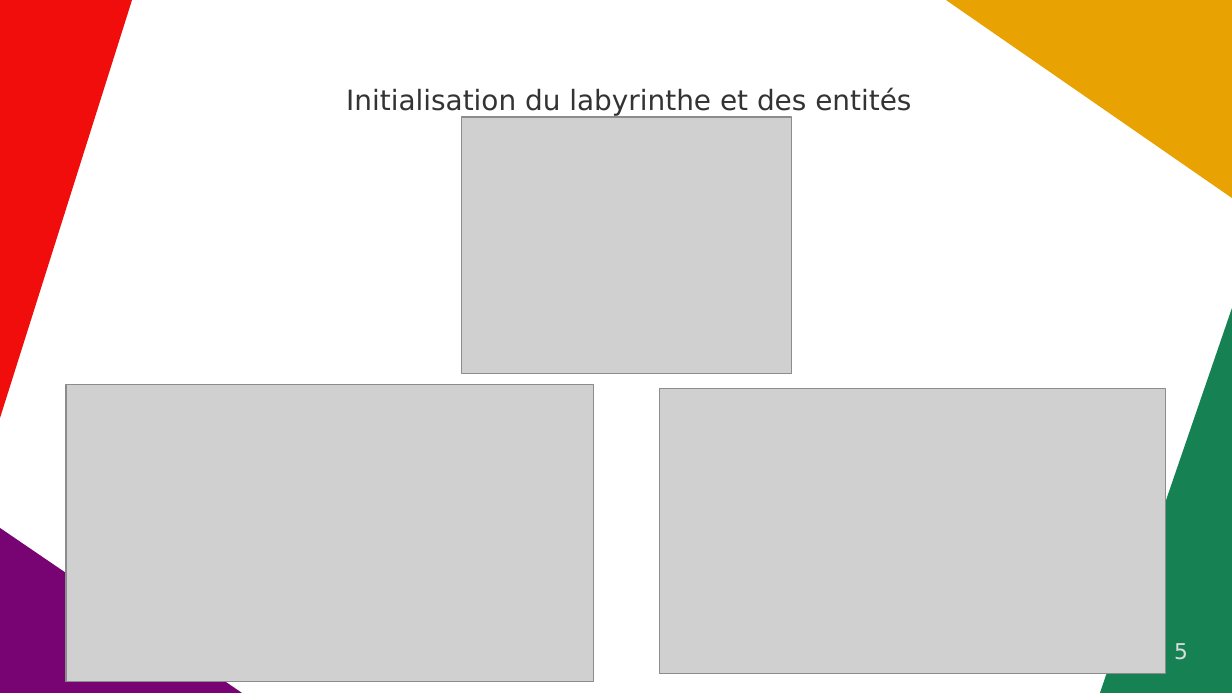
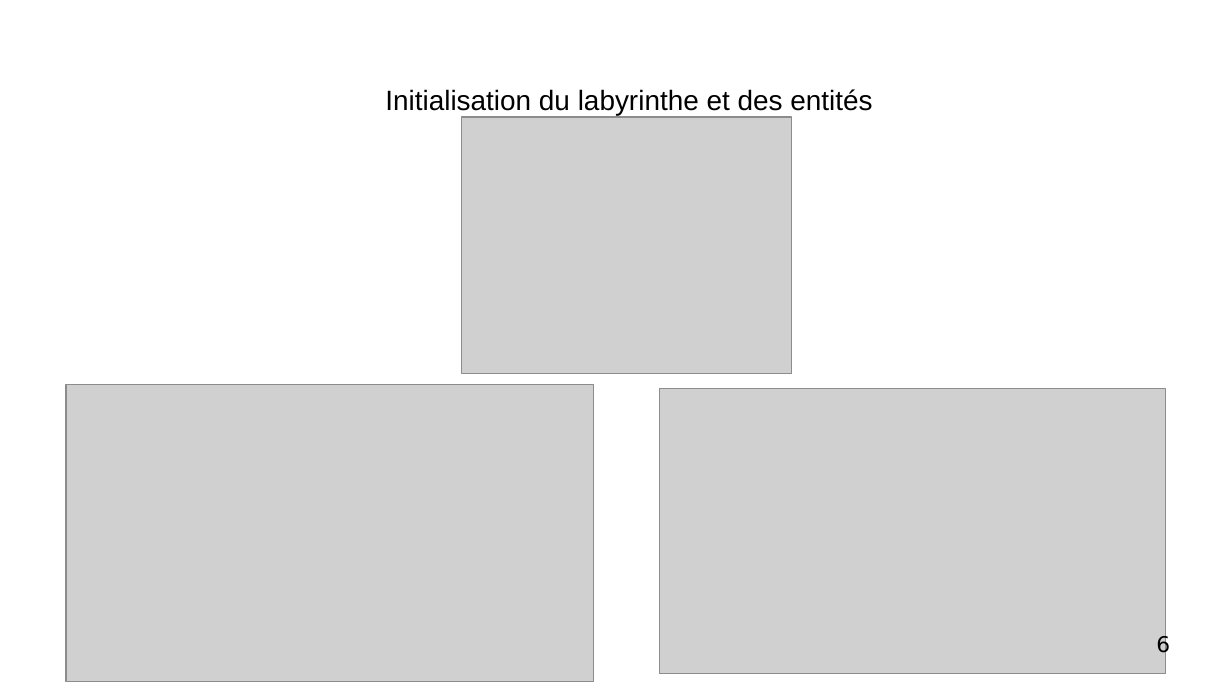
Before and after one commit to StrawPlume/MAZE-SHOOTER, a slide deck: slide 6 of rapport/diapo.odp (slide 5 before the commit). Drawn at 1232x693 pixels with LibreOffice and Linux fonts; fonts in the diff are those of the drawing; grey boxes stand for pictures. Boxes give left, top, right and bottom in pixels: in the first picture for what was removed or moved away, otherwise in the second. Text is boxed around its words. In the diff, an @@ line names an element or a change of style, - is before the commit and + after.

```diff
--- a/rapport/diapo.odp
+++ b/rapport/diapo.odp
@@ freeform shape removed at <box>0,0,132,418</box> @@
@@ freeform shape removed at <box>946,0,1232,198</box> @@
@@ title "Initialisation du labyrinthe et des ..." at <box>385,89,872,115</box>: font DejaVu Sans to Arial, text colour #333333 to #000000 @@
@@ freeform shape removed at <box>1100,309,1232,693</box> @@
@@ freeform shape removed at <box>0,528,243,693</box> @@
@@ page number added at <box>1156,635,1170,658</box>, 14 pt, text #000000 @@
+6
@@ page number removed at <box>1174,643,1188,660</box> @@
-5
```
Also in this commit, not shown: 8 other slides changed, 3 slides added, 3 slides removed.
